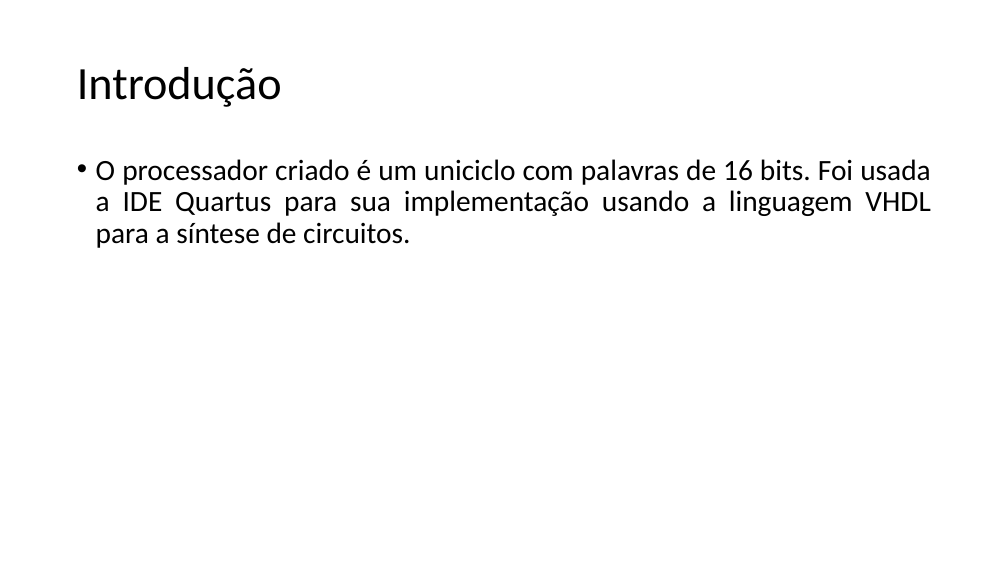
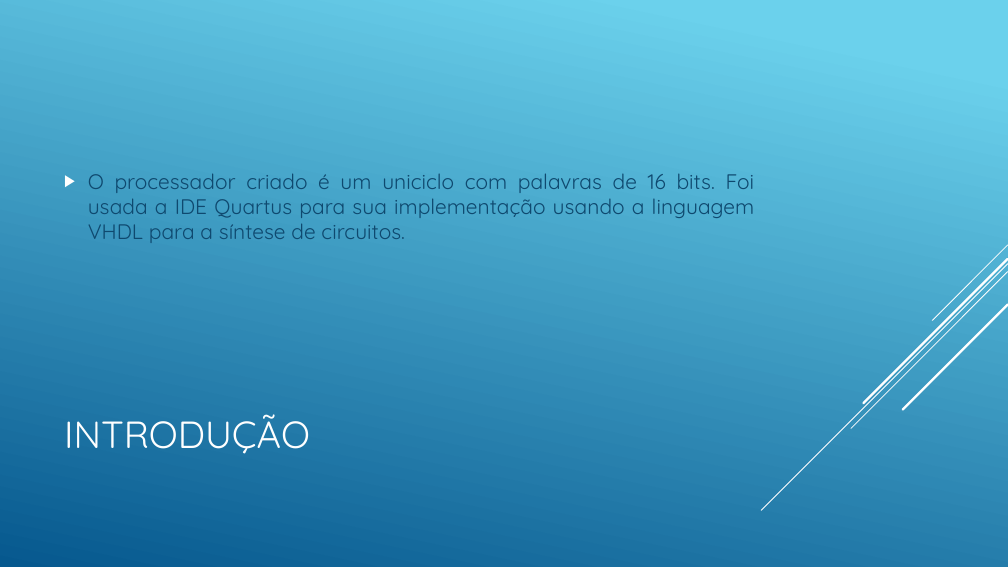
Before and after one commit to Tarlison/Projeto_Final_AOC_2018.2, a slide deck: slide 2 of Processador Uniciclo 16 bits.pptx. Drawn at 1008x567 pixels with LibreOffice and Linux fonts; fonts in the diff are those of the drawing. Boxes give left, top, right and bottom in pixels: in the first picture for what was removed or moved away, otherwise in the second. Text is boxed around its words. In the diff, an @@ line names an element or a change of style, - is before the commit and + after.

```diff
--- a/Processador Uniciclo 16 bits.pptx
+++ b/Processador Uniciclo 16 bits.pptx
@@ background #FFFFFF to gradient #6ED2EB to #06588E @@
@@ text "O processador criado é um ...": place and size @@
-text "O processador criado é um ..." at [96, 159, 930, 248]
+text "O processador criado é um ..." at [88, 173, 755, 243]
@@ text "O processador criado é um ..." at [88, 173, 755, 243]: size 28 to 20 pt, font Calibri to Quicksand, text colour #000000 to #0F496F; bullet • to ▶; line spacing 0.9 to 1; vertical alignment top to middle @@
@@ group added at [761, 245, 1008, 510]: 5 lines @@
@@ title at [64, 414, 310, 454]: text changed; size 44 to 36 pt; font Calibri to Quicksand; text colour #000000 to #FFFFFF @@
-Introdução
+INTRODUÇÃO
```
Also in this commit, not shown: 14 other slides changed.
